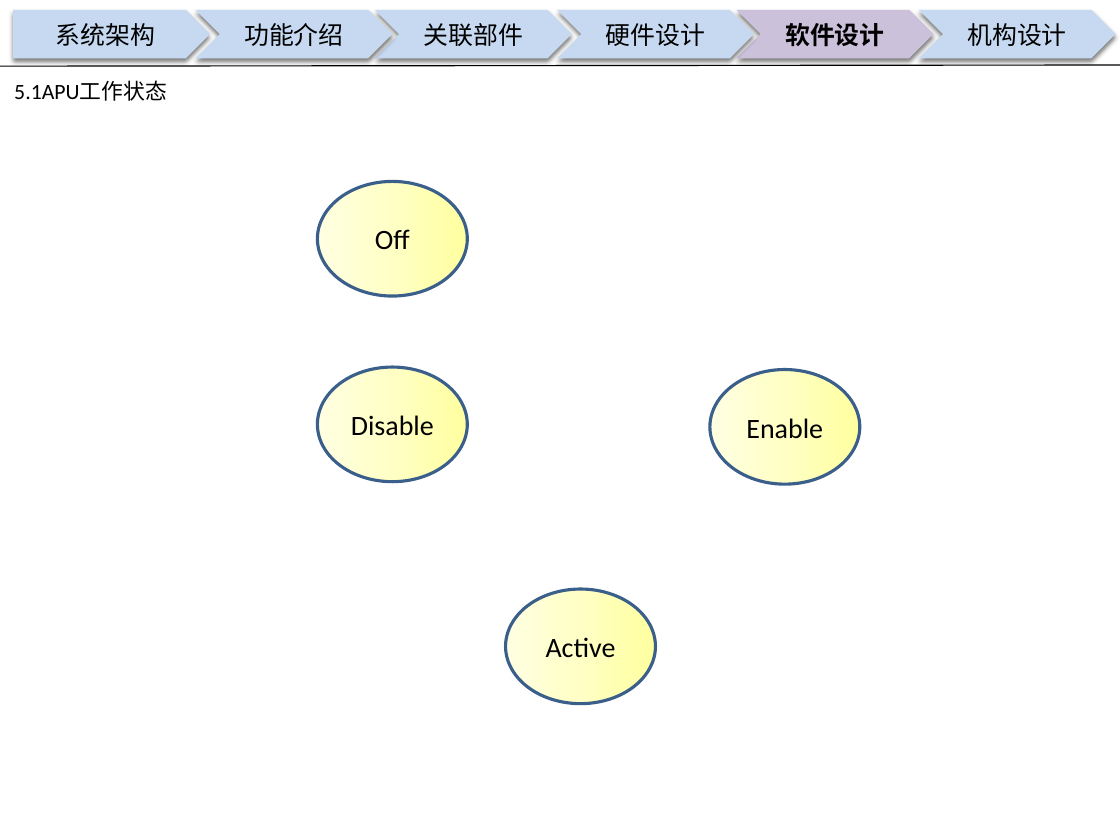
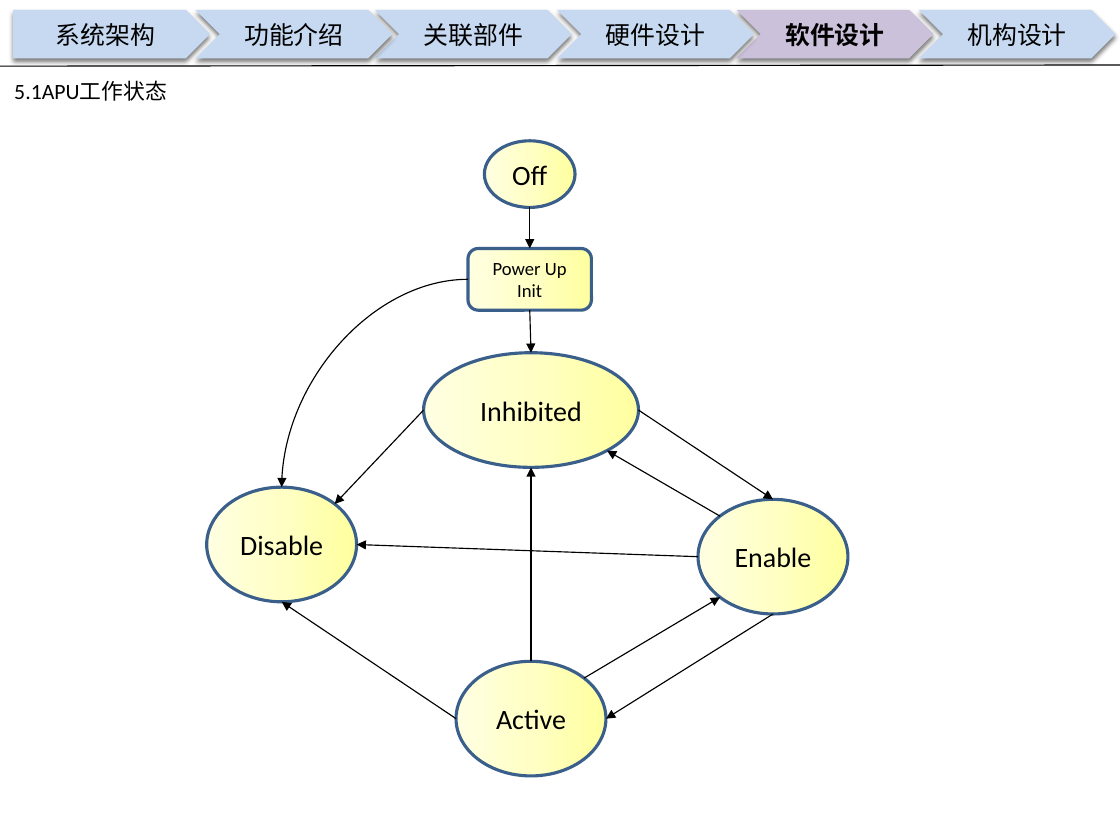
Before and after one commit to guruquan887/VAD01, a slide deck: slide 20 of 01需求分析/docs/specs/00APU设计构想书-VAD01-20180126.pptx (slide 17 before the commit). Drawn at 1120x840 pixels with LibreOffice and Linux fonts; fonts in the diff are those of the drawing; background and template pictures are left out. Boxes give left, top, right and bottom in pixels: in the first picture for what was removed or moved away, otherwise in the second. Text is boxed around its words. In the diff, an @@ line names an element or a change of style, - is before the commit and + after.

```diff
--- a/01需求分析/docs/specs/00APU设计构想书-VAD01-20180126.pptx
+++ b/01需求分析/docs/specs/00APU设计构想书-VAD01-20180126.pptx
@@ ellipse "Off": place and size @@
-ellipse "Off" at (317, 181, 467, 296)
+ellipse "Off" at (485, 141, 576, 207)
@@ group added at (282, 207, 773, 719): 10 arrows, 1 ellipse, 1 rounded rectangle, 1 curved arrow @@
+Inhibited
+Power Up Init
@@ ellipse "Disable": place and size @@
-ellipse "Disable" at (317, 367, 467, 482)
+ellipse "Disable" at (207, 487, 357, 601)
@@ ellipse "Enable": place and size @@
-ellipse "Enable" at (710, 370, 860, 484)
+ellipse "Enable" at (698, 500, 848, 614)
@@ ellipse "Active": place and size @@
-ellipse "Active" at (505, 589, 655, 703)
+ellipse "Active" at (456, 661, 606, 775)
```
Also in this commit, not shown: 9 other slides changed, 3 slides added, 1 other file.
